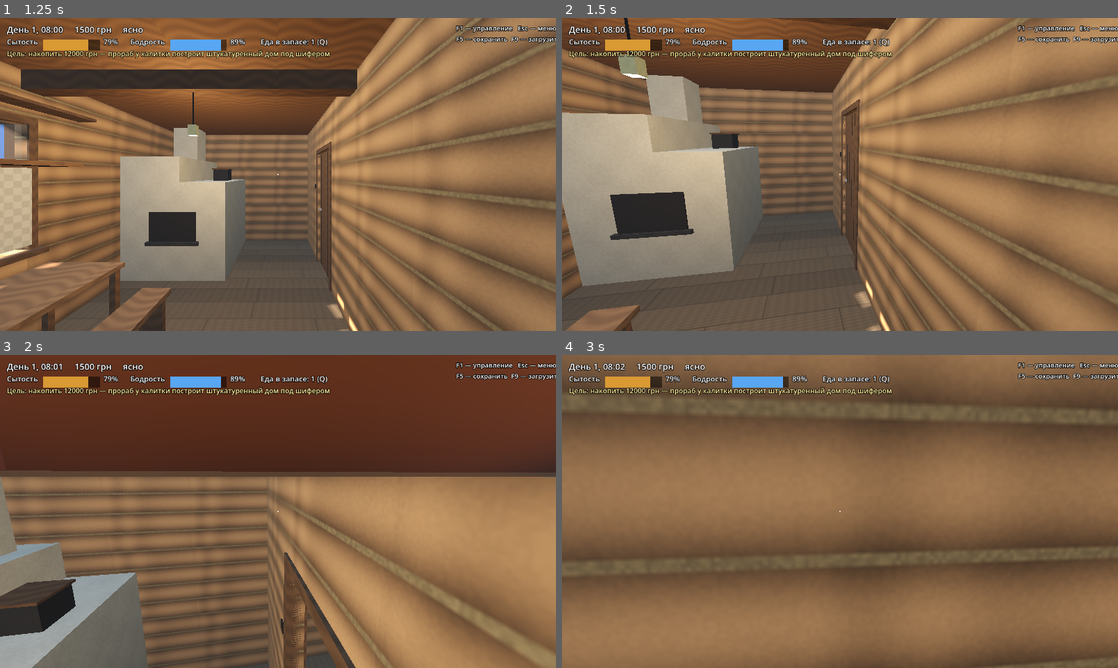
Above: before the commit, frames 1-4 (two rows, left to right).
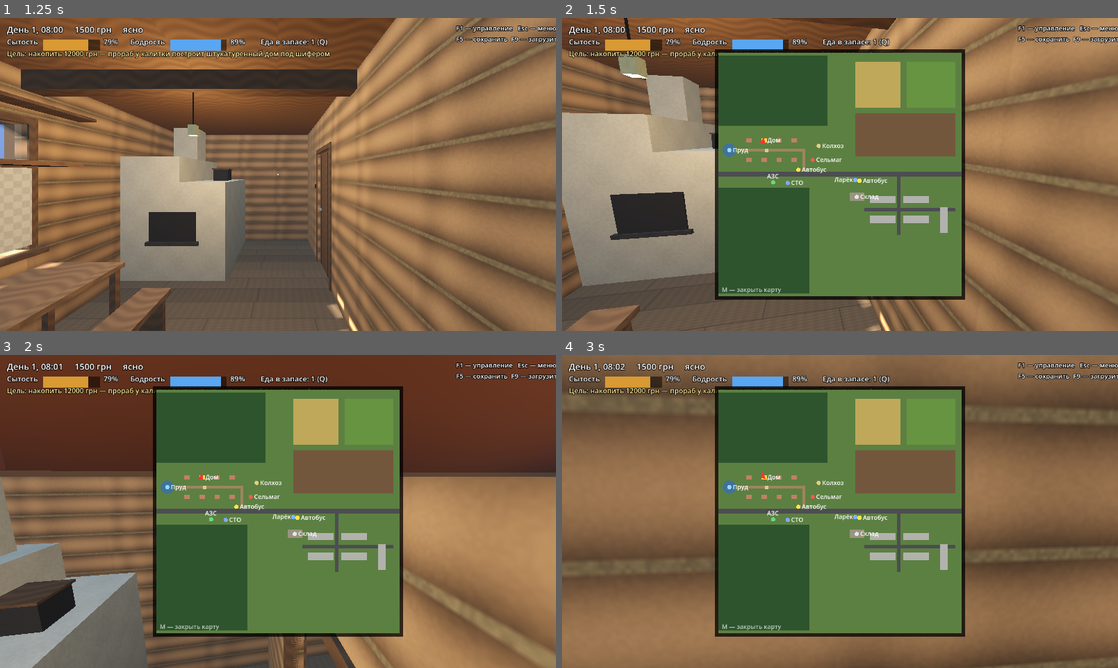
Above: after the commit, the same moments.

Repository: Bobi3f/666666
Game: Godot game, scene res://scenes/World.tscn
Same seed, same stepped clock (60 frames per second), same inputs: the game is played once before the commit and once after it.
Inputs (mouse positions are in pixels of both pictures, inside the frame that each line leads up to):
- Up to frame 1 (1.25 s): click "Начать" at 0.5 s
- Up to frame 2 (1.5 s): move the mouse to (867, 174) at 1.27 s; hold W from 1.28 s (still down); tap M at 1.35 s
- Up to frame 3 (2 s): keep holding W; tap Space at 1.52 s; tap L at 1.55 s
- Up to frame 4 (3 s): keep holding W; move the mouse to (812, 511) at 2.02 s; tap L at 2.1 s; tap Space at 2.27 s; tap M at 2.3, 2.85 s; move the mouse to (851, 505) at 2.77 s

Frame 1 is identical in both runs. In frame 2, 35% of the frame differs, in the area x 27-73%, y 10-90%; in frame 3, 36%; in frame 4, 35%.

Commit message:
Headlights, map, fishing, own garden, autosave on sleep
Car headlights switch on by themselves in the dark, fog and rain, and L
toggles them any time. Raises the Compatibility per-object light limit
to 32 so headlights and street lamps actually light the single world
mesh.

M opens a map of the world: roads, forest and fields, village houses,
town, all places of interest, the player arrow and the car; the village
shop blinks while a bread delivery is running.

Fishing from the end of the pier (the pier now has collision): an hour
per try, better at dawn and in cloudy weather, no bites at night. Fish
is sold at the village shop for 60 UAH each.

The player's own vegetable plot behind the house: plant potatoes for
100 UAH, sprouts and tops grow over three game days, then dig them up
for six food. The plot's plants are drawn by garden.gd per stage.

Sleeping saves the game.

Co-Authored-By: Claude Opus 5.5 <noreply@anthropic.com>
Claude-Session: https://claude.ai/code/session_01UVk6wNNM2FjtKcFVRWCFoE

Diff:
--- a/project.godot
+++ b/project.godot
@@ -42,3 +42,4 @@
 lights_and_shadows/directional_shadow/size=1024
 lights_and_shadows/directional_shadow/soft_shadow_filter_quality=0
 textures/default_filters/anisotropic_filtering_level=0
+limits/opengl/max_lights_per_object=32
--- a/scripts/core/needs_manager.gd
+++ b/scripts/core/needs_manager.gd
@@ -11,6 +11,8 @@
 var energy := 90.0
 ## Еда в запасе (купленная в ларьке). Съесть — клавиша Q.
 var snacks := 1
+## Пойманная рыба — сдаётся в сельмаг.
+var fish := 0
 
 var _warned_food := false
 var _warned_energy := false
@@ -63,13 +65,14 @@
 
 
 func save_state() -> Dictionary:
-	return {"food": food, "energy": energy, "snacks": snacks}
+	return {"food": food, "energy": energy, "snacks": snacks, "fish": fish}
 
 
 func load_state(d: Dictionary) -> void:
 	food = float(d.get("food", 80.0))
 	energy = float(d.get("energy", 90.0))
 	snacks = int(d.get("snacks", 1))
+	fish = int(d.get("fish", 0))
 	_warned_food = food < 20.0
 	_warned_energy = energy < 15.0
 	changed.emit()
--- a/scripts/core/progress_manager.gd
+++ b/scripts/core/progress_manager.gd
@@ -6,6 +6,7 @@
 
 signal house_changed(level: int)
 signal delivery_changed
+signal garden_changed
 
 ## Цена перестройки на следующий уровень.
 const UPGRADE_COST := [12000, 30000]
@@ -13,12 +14,20 @@
 const DELIVERY_PAY := 500
 ## Сколько игровых минут даётся на доставку.
 const DELIVERY_TIME := 90.0
+## Огород: семена, сколько растёт картошка (игровые минуты) и урожай.
+const SEED_COST := 100
+const GROW_TIME := 3.0 * 1440.0
+const HARVEST := 6
 
 var house_level := 0
 ## Везём ли хлеб в сельмаг и сколько минут осталось.
 var delivery_active := false
 var delivery_left := 0.0
 var deliveries_done := 0
+## Посажена ли картошка и когда (минуты от начала игры).
+var planted := false
+var planted_at := 0.0
+var _last_stage := 0
 
 
 func _ready() -> void:
@@ -26,6 +35,12 @@
 
 
 func _on_minutes(m: float) -> void:
+	var st := garden_stage()
+	if st != _last_stage:
+		_last_stage = st
+		if st == 3:
+			GameManager.notify("Картошка на огороде поспела — пора копать")
+		garden_changed.emit()
 	if not delivery_active:
 		return
 	delivery_left -= m
@@ -33,6 +48,58 @@
 		delivery_active = false
 		GameManager.notify("Не успел: хлеб в сельмаге уже не ждут. Заказ сорван")
 		delivery_changed.emit()
+
+
+## Минуты от начала игры — чтобы считать, сколько растёт огород.
+static func now() -> float:
+	return (TimeManager.day - 1) * 1440.0 + TimeManager.minutes
+
+
+## 0 — пусто, 1 — ростки, 2 — ботва, 3 — поспела.
+func garden_stage() -> int:
+	if not planted:
+		return 0
+	var k := (now() - planted_at) / GROW_TIME
+	if k >= 1.0:
+		return 3
+	return 1 if k < 0.4 else 2
+
+
+func garden_prompt() -> String:
+	match garden_stage():
+		0:
+			return "E — посадить картошку (семена %d грн)" % SEED_COST
+		3:
+			return "E — выкопать картошку (%d в запас еды)" % HARVEST
+	var left := int(ceilf((planted_at + GROW_TIME - now()) / 60.0))
+	return "Картошка растёт, копать через %d ч" % left
+
+
+func use_garden() -> void:
+	match garden_stage():
+		0:
+			var h := TimeManager.hour()
+			if h < 6.0 or h > 21.0:
+				GameManager.notify("В темноте не посадишь. Приходи утром")
+				return
+			if not GameManager.spend(SEED_COST):
+				return
+			TimeManager.advance(90.0)
+			NeedsManager.rest(-8.0)
+			planted = true
+			planted_at = now()
+			GameManager.notify("Посадил картошку. Через трое суток — копать")
+		3:
+			TimeManager.advance(90.0)
+			NeedsManager.rest(-10.0)
+			NeedsManager.snacks += HARVEST
+			planted = false
+			GameManager.notify("Выкопал картошку: +%d в запас еды (Q)" % HARVEST)
+		_:
+			GameManager.notify(garden_prompt())
+			return
+	_last_stage = garden_stage()
+	garden_changed.emit()
 
 
 func max_level() -> bool:
@@ -89,7 +156,8 @@
 
 
 func save_state() -> Dictionary:
-	return {"house": house_level, "delivery": delivery_active, "left": delivery_left, "done": deliveries_done}
+	return {"house": house_level, "delivery": delivery_active, "left": delivery_left, "done": deliveries_done,
+		"planted": planted, "planted_at": planted_at}
 
 
 func load_state(d: Dictionary) -> void:
@@ -98,6 +166,10 @@
 	delivery_active = bool(d.get("delivery", false))
 	delivery_left = float(d.get("left", 0.0))
 	deliveries_done = int(d.get("done", 0))
+	planted = bool(d.get("planted", false))
+	planted_at = float(d.get("planted_at", 0.0))
+	_last_stage = garden_stage()
+	garden_changed.emit()
 	if old != house_level:
 		house_changed.emit(house_level)
 	delivery_changed.emit()
--- a/scripts/core/sound_library.gd
+++ b/scripts/core/sound_library.gd
@@ -31,6 +31,7 @@
 	_streams["chicken"] = _make(_chicken(), false)
 	_streams["horn"] = _make(_horn(), false)
 	_streams["hammer"] = _make(_hammer(), false)
+	_streams["splash"] = _make(_splash(), false)
 
 
 func stream(sound: String) -> AudioStreamWAV:
@@ -273,3 +274,17 @@
 		var local := fmod(t, 0.3)
 		a[i] = (sin(TAU * 900.0 * local) * 0.5 + _rng.randf_range(-0.3, 0.3)) * exp(-local * 40.0)
 	return a
+
+
+## Всплеск: шипящий шум, быстро гаснет.
+func _splash() -> PackedFloat32Array:
+	var a := _buf(0.5)
+	var hp := 0.0
+	var prev := 0.0
+	for i in a.size():
+		var t := float(i) / RATE
+		var n := _rng.randf_range(-1.0, 1.0)
+		hp = 0.7 * (hp + n - prev)
+		prev = n
+		a[i] = hp * exp(-t * 7.0) * 0.5
+	return a
--- a/scripts/ui/controls_help.gd
+++ b/scripts/ui/controls_help.gd
@@ -8,12 +8,13 @@
   Ctrl — присесть (держать)    C — присесть / встать
   Мышь или стрелки — осмотреться
   E — действие / поговорить    Q — съесть еду из запаса
-  Esc — меню: пауза, настройки, сохранение
+  M — карта    Esc — меню: пауза, настройки, сохранение
 
 В МАШИНЕ
   W — газ   S — тормоз   A D — руль   Пробел — ручник
   Shift — СЦЕПЛЕНИЕ (держать = выжато)
-  R — зажигание    ] / [ — передача выше / ниже    H — сигнал
+  R — зажигание    ] / [ — передача выше / ниже
+  H — сигнал    L — фары (в темноте включаются сами)
   E — выйти
 
 КАК ТРОНУТЬСЯ
@@ -28,6 +29,8 @@
   Еда: сельмаг у съезда, ларёк в городе   Сон: кровать дома
   Бензин: АЗС у трассы    Ремонт: СТО рядом с АЗС
   Автобус в город и обратно — с остановки у трассы, 15 грн
+  Рыбалка — с мостков на пруду, рыбу сдать в сельмаг (60 грн)
+  Свой огород — за домом: посадить картошку, через 3 дня выкопать
 
 F5 — сохранить        F9 — загрузить
 """
--- /dev/null
+++ b/scripts/ui/map.gd
@@ -0,0 +1,130 @@
+extends CanvasLayer
+## Карта по M: дороги, лес, поля, село, город и важные места.
+## Стрелка — игрок, квадрат — машина. Во время развоза горит сельмаг.
+##
+## Места берутся из констант world.gd, чтобы карта не расходилась с миром.
+
+const SIZE := 560.0
+const WORLD := 400.0
+
+var _canvas: Control
+var _world: Node
+
+
+func _ready() -> void:
+	layer = 30
+	_world = get_parent()
+	_canvas = Control.new()
+	_canvas.set_anchors_preset(Control.PRESET_CENTER)
+	_canvas.custom_minimum_size = Vector2(SIZE, SIZE)
+	_canvas.size = Vector2(SIZE, SIZE)
+	_canvas.position = -Vector2(SIZE, SIZE) * 0.5
+	_canvas.mouse_filter = Control.MOUSE_FILTER_IGNORE
+	_canvas.draw.connect(_draw_map)
+	_canvas.visible = false
+	add_child(_canvas)
+
+
+func _unhandled_input(event: InputEvent) -> void:
+	var key := event as InputEventKey
+	if key and key.pressed and not key.echo and key.physical_keycode == KEY_M:
+		_canvas.visible = not _canvas.visible
+
+
+func _process(_delta: float) -> void:
+	if _canvas.visible:
+		_canvas.queue_redraw()
+
+
+## Мировые X/Z → точка на карте (север, -Z, — вверху).
+func _p(x: float, z: float) -> Vector2:
+	return Vector2((x + WORLD * 0.5) / WORLD * SIZE, (z + WORLD * 0.5) / WORLD * SIZE)
+
+
+func _rect(x0: float, z0: float, x1: float, z1: float, c: Color) -> void:
+	var a := _p(x0, z0)
+	var b := _p(x1, z1)
+	_canvas.draw_rect(Rect2(a, b - a), c)
+
+
+func _draw_map() -> void:
+	var font := ThemeDB.fallback_font
+	_canvas.draw_rect(Rect2(Vector2(-8, -8), Vector2(SIZE + 16, SIZE + 16)), Color(0, 0, 0, 0.75))
+	_rect(-200, -200, 200, 200, Color(0.36, 0.5, 0.26))
+	# Лес и поля
+	_rect(-200, -195, -20, -80, Color(0.18, 0.33, 0.18))
+	_rect(-200, 22, -50, 195, Color(0.18, 0.33, 0.18))
+	_rect(25, -185, 100, -110, Color(0.75, 0.66, 0.35))
+	_rect(110, -185, 190, -110, Color(0.4, 0.58, 0.25))
+	_rect(25, -100, 190, -30, Color(0.45, 0.34, 0.24))
+	# Дороги
+	var road := Color(0.3, 0.3, 0.32)
+	var dirt := Color(0.62, 0.52, 0.37)
+	_rect(-200, -4, 200, 4, road)
+	_rect(-165, -42.5, -57, -37.5, dirt)
+	_rect(-62, -42.5, -57, -5.5, dirt)
+	_rect(94, 4, 100, 100, road)
+	_rect(40, 55, 190, 61, road)
+	# Пруд
+	var pond: Vector3 = _world.POND_POS
+	_canvas.draw_circle(_p(pond.x, pond.z), 10.0 / WORLD * SIZE * 1.1, Color(0.25, 0.45, 0.6))
+	# Дома села
+	for x in _world.VILLAGE_X:
+		for z in [_world.ROW_A_Z, _world.ROW_B_Z]:
+			var own: bool = Vector2(x, z) == _world.PLAYER_HOUSE
+			_rect(x - 4.5, z - 3.5, x + 4.5, z + 3.5, Color(1.0, 0.85, 0.3) if own else Color(0.75, 0.5, 0.4))
+	# Город: пятиэтажки и склад
+	for c in [Vector2(70, 41), Vector2(125, 41), Vector2(70, 74), Vector2(125, 74)]:
+		_rect(c.x - 21, c.y - 6, c.x + 21, c.y + 6, Color(0.7, 0.7, 0.68))
+	_rect(165, 54, 177, 96, Color(0.7, 0.7, 0.68))
+	_rect(15.5, 30, 39.5, 44, Color(0.6, 0.58, 0.5))
+
+	var shop: Vector3 = _world.SHOP_POS
+	var places := [
+		["Дом", Vector3(_world.PLAYER_HOUSE.x, 0, _world.PLAYER_HOUSE.y), Color(1.0, 0.85, 0.3)],
+		["Сельмаг", shop, Color(0.95, 0.35, 0.3)],
+		["Колхоз", _world.BARN_POS, Color(0.9, 0.8, 0.5)],
+		["АЗС", _world.FUEL_POS, Color(0.4, 0.85, 0.5)],
+		["СТО", _world.GARAGE_POS, Color(0.5, 0.65, 1.0)],
+		["Автобус", _world.STOP_VILLAGE, Color(1.0, 0.9, 0.3)],
+		["Автобус", _world.STOP_TOWN, Color(1.0, 0.9, 0.3)],
+		["Склад", Vector3(27.5, 0, 37), Color(0.9, 0.9, 0.9)],
+		["Ларёк", Vector3(25, 0, 9), Color(0.5, 0.7, 1.0)],
+		["Пруд", pond, Color(0.6, 0.85, 1.0)],
+	]
+	var blink := fmod(Time.get_ticks_msec() / 400.0, 2.0) < 1.0
+	for pl in places:
+		var v: Vector3 = pl[1]
+		var at := _p(v.x, v.z)
+		var r := 5.0
+		if pl[0] == "Сельмаг" and Progress.delivery_active and blink:
+			r = 9.0
+		_canvas.draw_circle(at, r, pl[2])
+		# Подписи соседних мест разводим: ларёк — слева, АЗС — сверху
+		var off := Vector2(8, 5)
+		if pl[0] == "Ларёк":
+			off = Vector2(-48, 5)
+		elif pl[0] == "АЗС":
+			off = Vector2(-14, -9)
+		_canvas.draw_string(font, at + off, pl[0], HORIZONTAL_ALIGNMENT_LEFT, -1, 14, Color.WHITE)
+
+	# Машина и игрок
+	var car := GameManager.car as Node3D
+	if car:
+		var cp := _p(car.global_position.x, car.global_position.z)
+		_canvas.draw_rect(Rect2(cp - Vector2(4, 4), Vector2(8, 8)), Color(0.85, 0.8, 0.55))
+	var who := GameManager.player as Node3D
+	var yaw := 0.0
+	var pos := Vector3.ZERO
+	if car and (car as Car).driver:
+		pos = car.global_position
+		yaw = car.rotation.y
+	elif who:
+		pos = who.global_position
+		yaw = who.rotation.y
+	var at := _p(pos.x, pos.z)
+	# Вперёд — это -Z мира, на карте — вверх; поворот yaw против часовой
+	var fwd := Vector2(-sin(yaw), -cos(yaw))
+	var side := Vector2(fwd.y, -fwd.x)
+	_canvas.draw_colored_polygon(PackedVector2Array([at + fwd * 11.0, at - fwd * 6.0 + side * 6.0, at - fwd * 6.0 - side * 6.0]), Color(1, 0.2, 0.2))
+	_canvas.draw_string(font, Vector2(8, SIZE - 10), "M — закрыть карту", HORIZONTAL_ALIGNMENT_LEFT, -1, 14, Color(1, 1, 1, 0.7))
--- a/scripts/vehicles/car.gd
+++ b/scripts/vehicles/car.gd
@@ -55,6 +55,9 @@
 var _rain_snd: AudioStreamPlayer
 var _rng := RandomNumberGenerator.new()
 var _warned_fuel := false
+var _headlights: Array[SpotLight3D] = []
+## L переключает фары вручную; без этого они включаются сами в темноте
+var _lights_forced := false
 
 
 func _ready() -> void:
@@ -100,6 +103,17 @@
 	_rain_snd.stream = SoundLibrary.stream("rain")
 	_rain_snd.volume_db = -6.0
 	add_child(_rain_snd)
+	for x in [-0.55, 0.55]:
+		var l := SpotLight3D.new()
+		l.position = Vector3(x, 0.68, -2.1)
+		l.rotation.x = -0.06
+		l.spot_range = 40.0
+		l.spot_angle = 28.0
+		l.light_energy = 3.0
+		l.light_color = Color(1.0, 0.95, 0.82)
+		l.visible = false
+		add_child(l)
+		_headlights.append(l)
 
 
 # --- Посадка ----------------------------------------------------------------
@@ -143,6 +157,9 @@
 			_shift(gear - 1)
 		KEY_H:
 			SoundLibrary.play_at("horn", global_position, 2.0)
+		KEY_L:
+			_lights_forced = not _lights_forced
+			SoundLibrary.play("click", -8.0)
 
 
 func _toggle_ignition() -> void:
@@ -313,6 +330,12 @@
 		_engine_snd.volume_db = lerpf(-8.0, 0.0, gas) + (0.0 if engine_on else -10.0)
 	elif _engine_snd.playing:
 		_engine_snd.stop()
+	# Фары: сами — в темноте, тумане и дождь; L — включить в любое время
+	var h := TimeManager.hour()
+	var dark := h < 6.3 or h > 19.7 or WeatherManager.fog > 0.5 or WeatherManager.rain > 0.5
+	var lit := engine_on and (dark or _lights_forced)
+	for l in _headlights:
+		l.visible = lit
 	var want_rain := driver != null and WeatherManager.rain > 0.3
 	if want_rain != _rain_snd.playing:
 		if want_rain:
@@ -330,6 +353,10 @@
 	if p.x > -120.0 and p.x < -78.0 and p.z > 0.0 and p.z < 21.0:
 		return true
 	return p.x > 38.0 and p.z > 0.0
+
+
+func headlights_on() -> bool:
+	return _headlights[0].visible
 
 
 func refuel(liters: float) -> void:
--- /dev/null
+++ b/scripts/world/garden.gd
@@ -0,0 +1,47 @@
+extends Node3D
+## Огород игрока за задним забором: пустые грядки → ростки → ботва → поспела.
+## Стоит в начале координат двора игрока; грядки — те же, что у соседей
+## в world.gd (_vegetable_plot), но растения рисуются здесь по стадии.
+
+var _plants: MeshInstance3D
+var _stage := -1
+
+
+func _ready() -> void:
+	var zone := InteractZone.create("", Vector3(21.0, 2.0, 5.0))
+	zone.position = Vector3(0, 0, -11.8)
+	zone.prompt_fn = Progress.garden_prompt
+	zone.activated.connect(Progress.use_garden)
+	add_child(zone)
+	Progress.garden_changed.connect(_rebuild)
+	_rebuild()
+
+
+func _rebuild() -> void:
+	var stage := Progress.garden_stage()
+	if stage == _stage:
+		return
+	_stage = stage
+	if _plants:
+		_plants.queue_free()
+		_plants = null
+	if stage == 0:
+		return
+	var b := MeshBuilder.new()
+	var rng := RandomNumberGenerator.new()
+	rng.seed = 12
+	var leaf := Color(0.26, 0.45, 0.18) if stage < 3 else Color(0.45, 0.45, 0.2)
+	var size: float = [0.0, 0.18, 0.45, 0.5][stage]
+	var z := -13.6
+	while z < -9.8:
+		var x := -10.0
+		while x < 10.0:
+			b.box_rot(Vector3(x, 0.16 + size * 0.5, z + 0.22), Vector3(size, size * 0.5, size * 0.9), rng.randf() * TAU,
+				leaf.lightened(rng.randf() * 0.12))
+			# Поспевшая: цветы на ботве
+			if stage == 3 and rng.randf() < 0.3:
+				b.box(Vector3(x - 0.05, 0.16 + size * 0.75, z + 0.17), Vector3(x + 0.05, 0.16 + size * 0.75 + 0.08, z + 0.27), Color(0.95, 0.95, 0.9))
+			x += rng.randf_range(0.8, 1.1)
+		z += 0.9
+	_plants = b.build_mesh()
+	add_child(_plants)
--- a/scripts/world/villagers.gd
+++ b/scripts/world/villagers.gd
@@ -21,7 +21,7 @@
 			"В колхозе «Заря» сено грузят — платят четыреста за смену. Только не в дождь.",
 			"Дом бы тебе новый... Прораб у твоей калитки за двенадцать тысяч возьмётся.",
 			"Ночью фонари горят, а раньше тут темень была — хоть глаз выколи."]},
-	{"name": "Дед Михалыч", "pos": Vector3(-50.6, 0, -21.4), "yaw": PI / 2.0, "sit": false,
+	{"name": "Дед Михалыч", "pos": Vector3(-51.5, 0, -19.0), "yaw": PI / 2.0, "sit": false,
 		"shirt": Color(0.3, 0.35, 0.3), "hat": Color(0.25, 0.25, 0.28),
 		"lines": ["Жигули твои без бензина не поедут. Заправка у трассы, напротив деревни.",
 			"В дождь по грунтовке не гоняй — засядешь по самые пороги.",
--- a/scripts/world/world.gd
+++ b/scripts/world/world.gd
@@ -32,6 +32,7 @@
 const FUEL_POS := Vector3(-110.0, 0, 13.0)
 const GARAGE_POS := Vector3(-86.0, 0, 14.0)
 const FUEL_PRICE := 32
+const FISH_PRICE := 60
 ## Колхозный сарай у стогов.
 const BARN_POS := Vector3(-35.0, 0, -47.0)
 
@@ -90,6 +91,10 @@
 	add_child(preload("res://scripts/world/ambience.gd").new())
 	add_child(preload("res://scripts/world/traffic.gd").new())
 	add_child(preload("res://scripts/world/villagers.gd").new())
+	var garden: Node3D = preload("res://scripts/world/garden.gd").new()
+	garden.position = Vector3(PLAYER_HOUSE.x, 0, PLAYER_HOUSE.y)
+	add_child(garden)
+	add_child(preload("res://scripts/ui/map.gd").new())
 	add_child(preload("res://scripts/ui/hud.gd").new())
 	add_child(preload("res://scripts/ui/pause_menu.gd").new())
 
@@ -540,7 +545,9 @@
 	_tree(b, Vector3(7.5, 0, -6.0), 0.0, 1)
 	_gate_bench(b, hi.wealth)
 	_front_garden(b, hi)
-	_vegetable_plot(b, hi.wealth)
+	# На огороде игрока растёт то, что он сам посадил (garden.gd)
+	var own := is_equal_approx(hi.position.x, PLAYER_HOUSE.x) and is_equal_approx(hi.position.z, PLAYER_HOUSE.y)
+	_vegetable_plot(b, hi.wealth, not own)
 	if hi.wealth != W.RICH:
 		_kennel(b, Vector3(3.6, 0, 8.2))
 	match hi.wealth:
@@ -623,7 +630,7 @@
 
 
 ## Огород за задним забором: картошка рядами, у бедных ещё и пугало.
-func _vegetable_plot(b: MeshBuilder, wealth: int) -> void:
+func _vegetable_plot(b: MeshBuilder, wealth: int, plants := true) -> void:
 	var soil := Color(0.33, 0.24, 0.16)
 	var leaf := Color(0.26, 0.45, 0.18)
 	b.box(Vector3(-10.5, 0, -14.0), Vector3(10.5, 0.03, -9.5), soil.lightened(0.08))
@@ -631,7 +638,7 @@
 	while z < -9.8:
 		b.box(Vector3(-10.2, 0, z), Vector3(10.2, 0.16, z + 0.45), soil)
 		var x := -10.0
-		while x < 10.0:
+		while plants and x < 10.0:
 			b.box_rot(Vector3(x, 0.26, z + 0.22), Vector3(0.45, 0.22, 0.4), _vrng.randf() * TAU,
 				leaf.lightened(_vrng.randf() * 0.12))
 			x += _vrng.randf_range(0.8, 1.1)
@@ -792,6 +799,27 @@
 	zone.activated.connect(_buy_village_food)
 	add_child(zone)
 
+	var fish_zone := InteractZone.create("", Vector3(1.8, 2.4, 1.8))
+	fish_zone.position = xf * Vector3(3.4, 0, 4.6)
+	fish_zone.rotation.y = yaw
+	fish_zone.prompt_fn = func() -> String:
+		if NeedsManager.fish <= 0:
+			return "Продавщица принимает рыбу по %d грн" % FISH_PRICE
+		return "E — сдать рыбу: %d шт × %d грн" % [NeedsManager.fish, FISH_PRICE]
+	fish_zone.activated.connect(_sell_fish)
+	add_child(fish_zone)
+
+
+func _sell_fish() -> void:
+	if NeedsManager.fish <= 0:
+		GameManager.notify("Рыбы нет. Порыбачь на пруду с мостков")
+		return
+	var pay := NeedsManager.fish * FISH_PRICE
+	NeedsManager.fish = 0
+	GameManager.add_money(pay)
+	SoundLibrary.play("cash")
+	GameManager.notify("Сдал рыбу: +%d грн" % pay)
+
 
 func _buy_village_food() -> void:
 	var h := TimeManager.hour()
@@ -896,11 +924,42 @@
 			b.box(c + p + Vector3(-0.05, h - 0.25, -0.05), c + p + Vector3(0.05, h, 0.05), Color(0.35, 0.22, 0.12))
 	# Мостки с восточного берега, тропинка от улицы
 	var m := c + Vector3(pts[0].x - 0.8, 0, 0)
-	b.box(m + Vector3(-3.5, 0.3, -0.6), m + Vector3(0.8, 0.38, 0.6), Color(0.5, 0.4, 0.28))
+	b.box(m + Vector3(-3.5, 0.3, -0.6), m + Vector3(0.8, 0.38, 0.6), Color(0.5, 0.4, 0.28), true)
 	for x in [-3.3, -1.8, -0.3]:
 		for z in [-0.55, 0.45]:
 			b.box(m + Vector3(x, -0.3, z), m + Vector3(x + 0.1, 0.3, z + 0.1), Color(0.3, 0.24, 0.16))
 	b.box(Vector3(m.x + 0.8, 0, -40.6), Vector3(-164.0, 0.03, -39.4), Color(0.46, 0.39, 0.28))
+	# Рыбалка — с конца мостков
+	var fishing := InteractZone.create("E — порыбачить час", Vector3(2.4, 2.0, 1.6))
+	fishing.position = m + Vector3(-2.4, 0.38, 0)
+	fishing.activated.connect(_fish)
+	add_child(fishing)
+
+
+## Час на мостках: клюёт по-разному, ночью — никак.
+func _fish() -> void:
+	var h := TimeManager.hour()
+	if h < 4.0 or h >= 22.0:
+		GameManager.notify("Ночью не клюёт. Лучше всего — на рассвете")
+		return
+	if NeedsManager.energy < 10.0:
+		GameManager.notify("Глаза слипаются — уснёшь с удочкой")
+		return
+	SoundLibrary.play("splash", -4.0)
+	TimeManager.advance(60.0)
+	NeedsManager.rest(-4.0)
+	# На рассвете и в пасмурную погоду клюёт лучше
+	var luck := 0.45 + (0.25 if h < 8.0 else 0.0) + (0.15 if WeatherManager.cloud > 0.5 else 0.0)
+	var caught := 0
+	for i in 3:
+		if randf() < luck * (0.8 if i == 0 else 0.35):
+			caught += 1
+	if caught == 0:
+		GameManager.notify("Час просидел — ни поклёвки. %s" % TimeManager.clock_text())
+		return
+	NeedsManager.fish += caught
+	SoundLibrary.play("splash", -2.0, 1.3)
+	GameManager.notify("Поймал %d %s! Всего рыбы: %d — сдай в сельмаг" % [caught, "рыбу" if caught == 1 else "рыбы", NeedsManager.fish])
 
 
 ## Стог сена на лугу с шестом посередине.
@@ -1251,7 +1310,9 @@
 		return
 	TimeManager.skip_to(7.0)
 	NeedsManager.rest(100.0)
-	GameManager.notify("Выспался. %s" % TimeManager.clock_text())
+	# Автосохранение: утро после сна — надёжная точка
+	SaveManager.save_game()
+	GameManager.notify("Выспался. %s. Игра сохранена" % TimeManager.clock_text())
 
 
 # --- Лес --------------------------------------------------------------------
Not shown, changed: README.md
Not shown, changed: releases/FirstGear-Windows.zip
